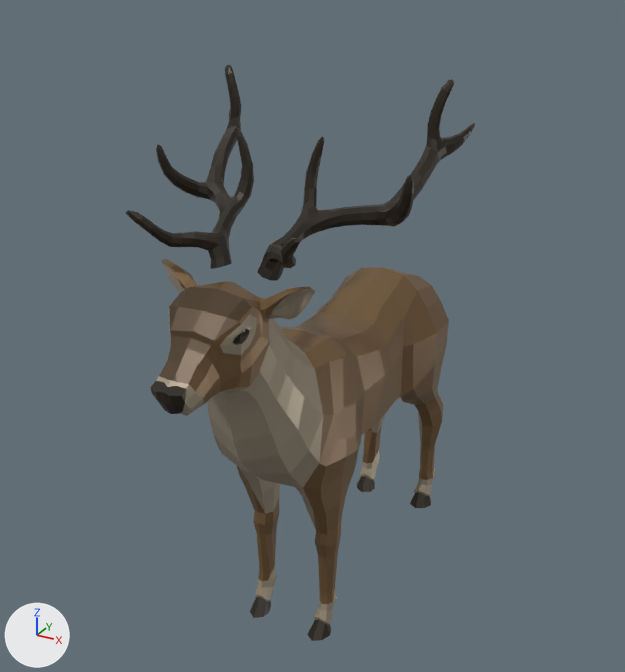
Two versions of the glTF model assets/models/Stag.glb, one commit apart.
Camera for both pictures: a 50 mm camera at (3.72, -7.51, 6.52) aimed at (-0.08, -0.59, 3.06). The lights are fixed; the arrows at lower left show +X, +Y and +Z. The first picture is the older version. Where no turn or scale is listed for an object, it has been applied to the vertices. Vertices at exactly the same position are counted once.

Names of what the first picture shows: 'Stag', 'Stag_Horns'.
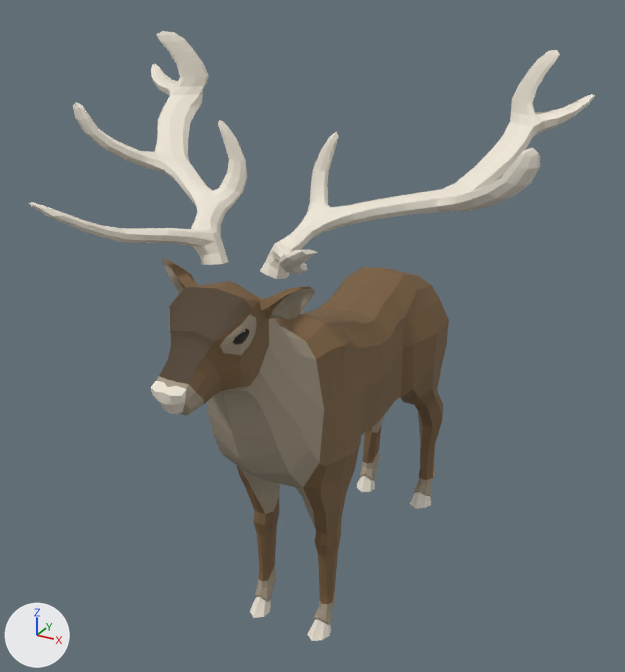
The change, as a list of edits to the scene's bpy script:
```text
Change mat_material_001:
    mat_material_001.base_color: (0.0285, 0.021, 0.0128) -> (0.85, 0.79, 0.68)  # brown #2f281e -> pale yellow #ede6d7
    mat_material_001.roughness: 0.415 -> 0.72
Change mat_material_003:
    mat_material_003.metallic: 0.4 -> 0.02
    mat_material_003.roughness: 0.415 -> 0.72
Change mat_material:
    mat_material.metallic: 0.4 -> 0.02
    mat_material.roughness: 0.415 -> 0.72
Change mat_material_010:
    mat_material_010.metallic: 0.4 -> 0.02
    mat_material_010.roughness: 0.415 -> 0.72
Change me_stag_horns:
    used by ob_stag_horns; location = (-0.01, -1.87, 4.16)
    remove me_stag_horns.from_pydata(...)  # 818 vertices, 1616 faces; spans x -1.27..1.27, y -0.49..1.81, z -0.03..1.41
    add me_stag_horns.from_pydata(...)  # 818 vertices, 1616 faces; spans x -2.26..2.26, y -1.09..1.84, z 0.0..1.68
    me_stag_horns part 1: 818 of 818 vertices moved; they spanned x -1.27..1.27, y -0.49..1.81, z -0.03..1.41 and now span x -2.26..2.26, y -1.09..1.84, z 0.0..1.68; mean shift (0.0, -0.02, 0.15)
Change me_stag:
    used by ob_stag; location = (0.0, 0.0, 0.0)
    remove me_stag.from_pydata(...)  # 1027 vertices, 2049 faces; spans x -0.73..0.73, y -3.04..1.8, z 0.01..4.19
    add me_stag.from_pydata(...)  # 1036 vertices, 2049 faces; spans x -0.73..0.73, y -3.04..1.8, z 0.01..4.19
    me_stag part 2
    11 vertices are removed from x -0.53..0.53, y -1.83..-1.26, z 2.29..3.29
    46 faces are deleted
    22 vertices in x -0.56..0.56, y -2.23..0.31, z 2.56..3.63 move by (0.0, 0.0, 0.02)
    11 vertices in x -0.54..0.54, y -2.16..0.03, z 2.44..3.59 move by (0.0, 0.0, 0.01)
    7 vertices in x -0.44..0.44, y -2.15..0.02, z 2.68..3.51 move by (0.0, 0.0, 0.04)
    6 vertices in x -0.53..0.53, y -1.93..-1.09, z 2.65..3.38 move by (0.0, 0.0, 0.03)
    40 vertices move from x -0.53..0.53, y -2.05..0.28, z 2.68..3.41 to x -0.54..0.54, y -2.05..0.28, z 2.7..3.49
    20 vertices are added at x -0.54..0.54, y -1.83..-1.26, z 2.3..3.42
    32 new faces join them, mat_material_003 (beige #a69985)
    14 new faces join them, mat_material (brown #795e3d)
```

Where the change shows, as pixel boxes [x1, y1, x2, y2] in the pictures (625 x 672 px; the box of a moved part takes in the faces that stretch with it):
'Stag', recoloured, surface changed, reshaped
    both: [150, 259, 449, 641]
'Stag_Horns', recoloured, surface changed, reshaped (62% wider, 15% taller)
    before: [126, 65, 475, 281]
    after: [29, 31, 595, 279]
part 2 of me_stag, moved or reshaped
    both: [207, 281, 405, 488]
